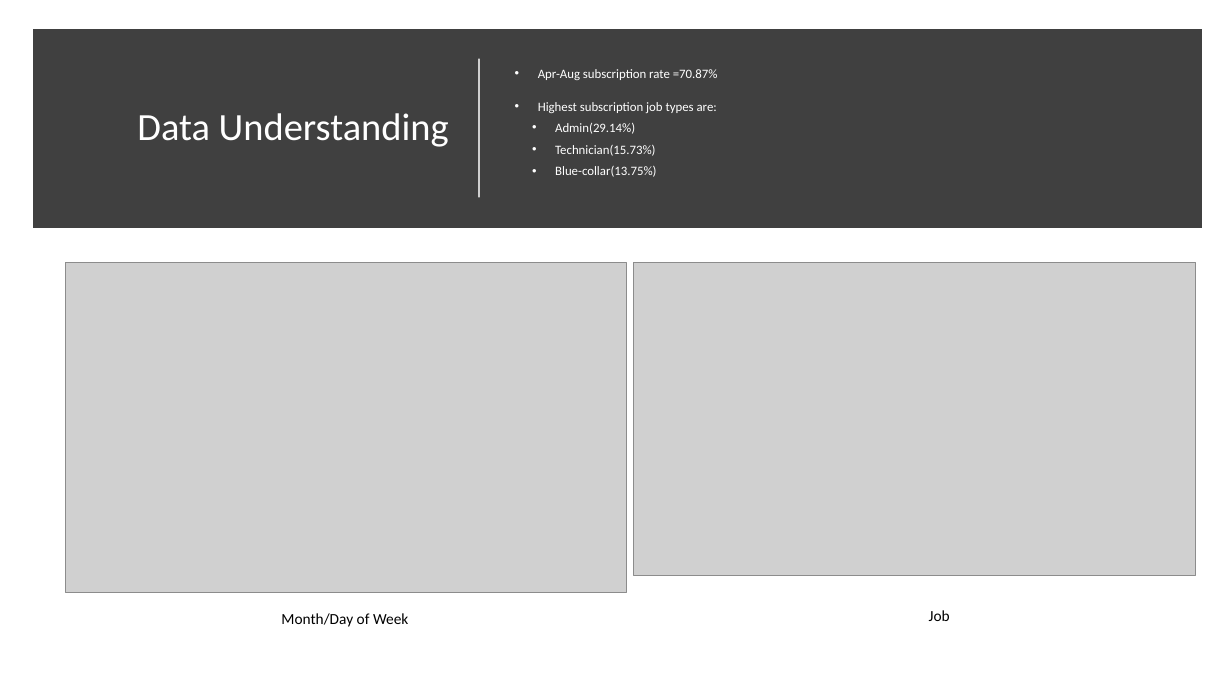
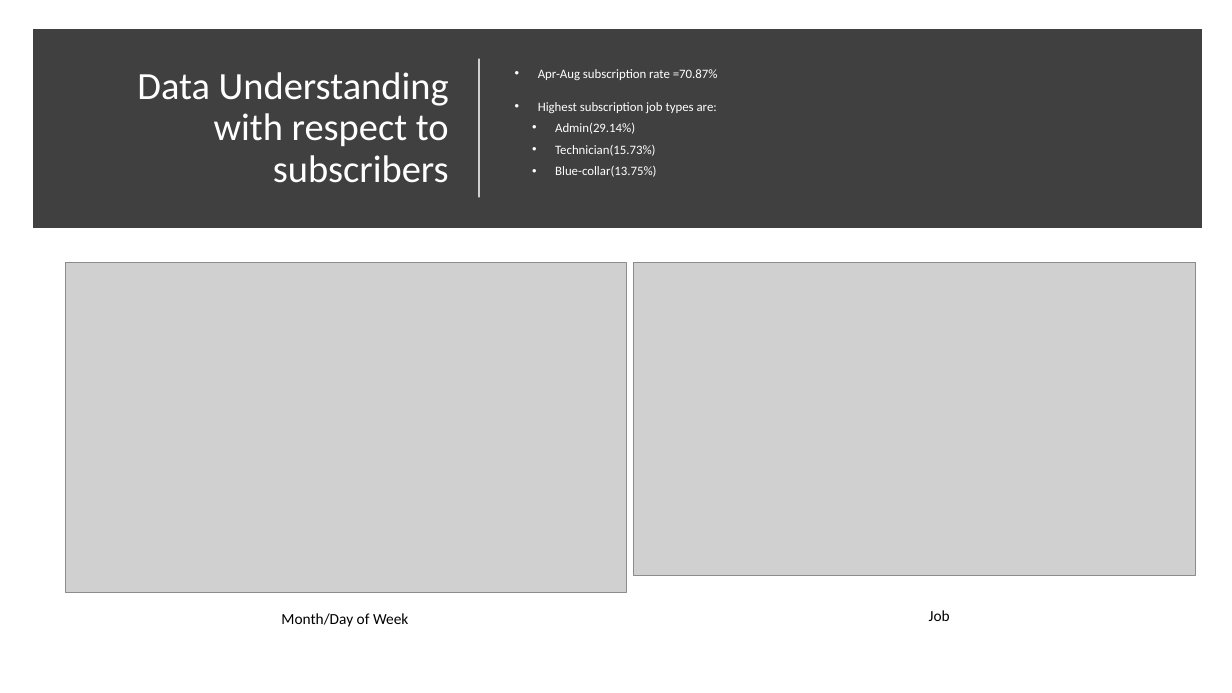
Before and after one commit to Rakshitha-web/Bank-Marketing, a slide deck: slide 5 of Bank Marketing.pptx. Drawn at 1232x693 pixels with LibreOffice and Linux fonts; fonts in the diff are those of the drawing; grey boxes stand for pictures. Boxes give left, top, right and bottom in pixels: in the first picture for what was removed or moved away, otherwise in the second. Text is boxed around its words. In the diff, an @@ line names an element or a change of style, - is before the commit and + after.

```diff
--- a/Bank Marketing.pptx
+++ b/Bank Marketing.pptx
@@ title at [137, 72, 449, 183]: text changed @@
-Data Understanding
+Data Understanding with respect to subscribers
```
Also in this commit, not shown: 2 other slides changed, 5 other files.
